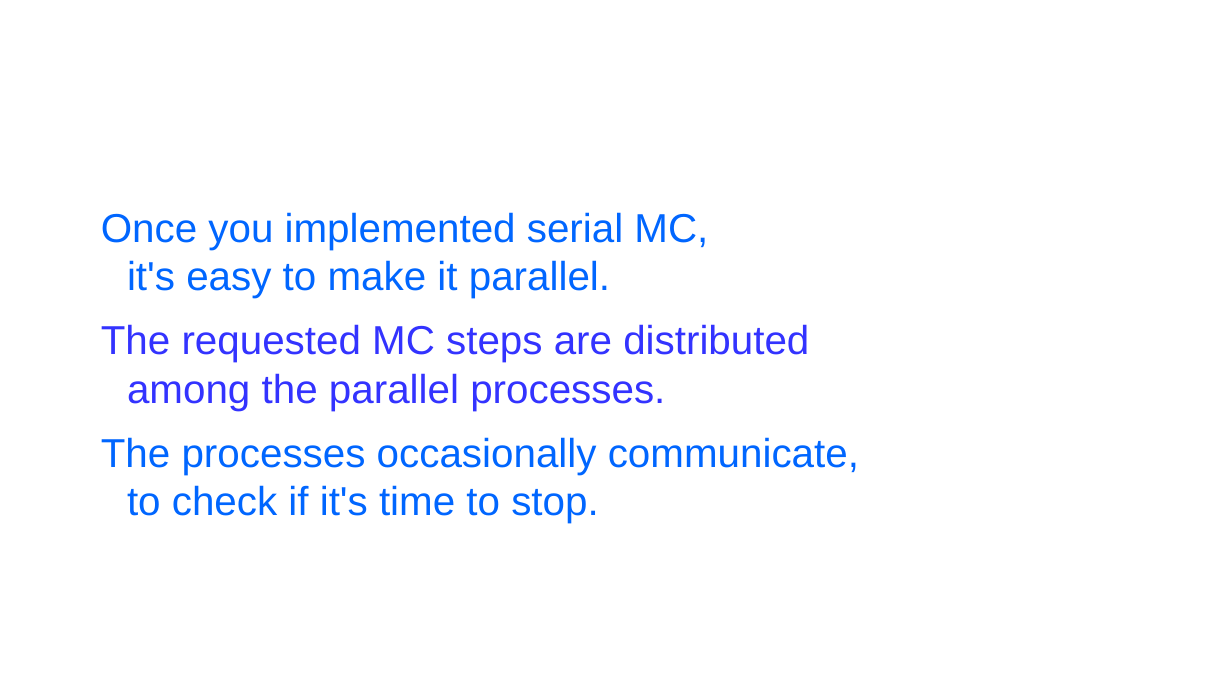
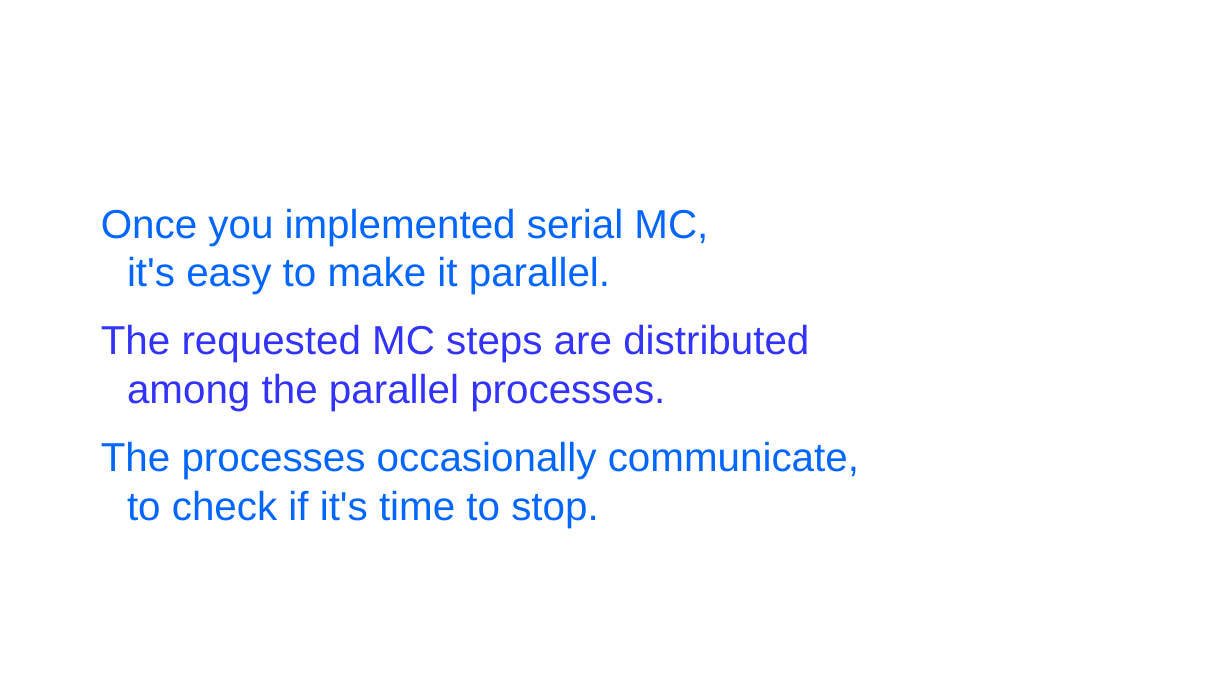
Before and after one commit to ALPSCore/Tutorial2, a slide deck: slide 15 of talk/overview.odp. Drawn at 1232x693 pixels with LibreOffice and Linux fonts; fonts in the diff are those of the drawing; background and template pictures are left out. Boxes give left, top, right and bottom in pixels: in the first picture for what was removed or moved away, otherwise in the second. Text is boxed around its words. In the diff, an @@ line names an element or a change of style, - is before the commit and + after.

```diff
--- a/talk/overview.odp
+++ b/talk/overview.odp
@@ subtitle "Once you implemented serial MC, ..." at (101, 208, 859, 528): more space between paragraphs @@
```
Also in this commit, not shown: 10 other slides changed, 1 slide added, 1 other file.
